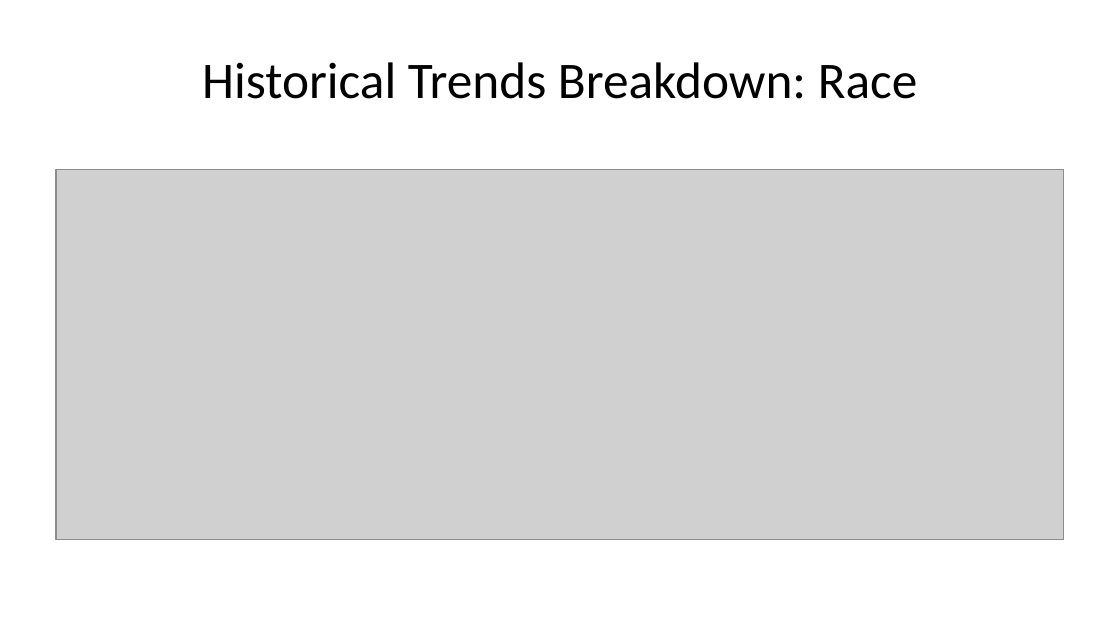
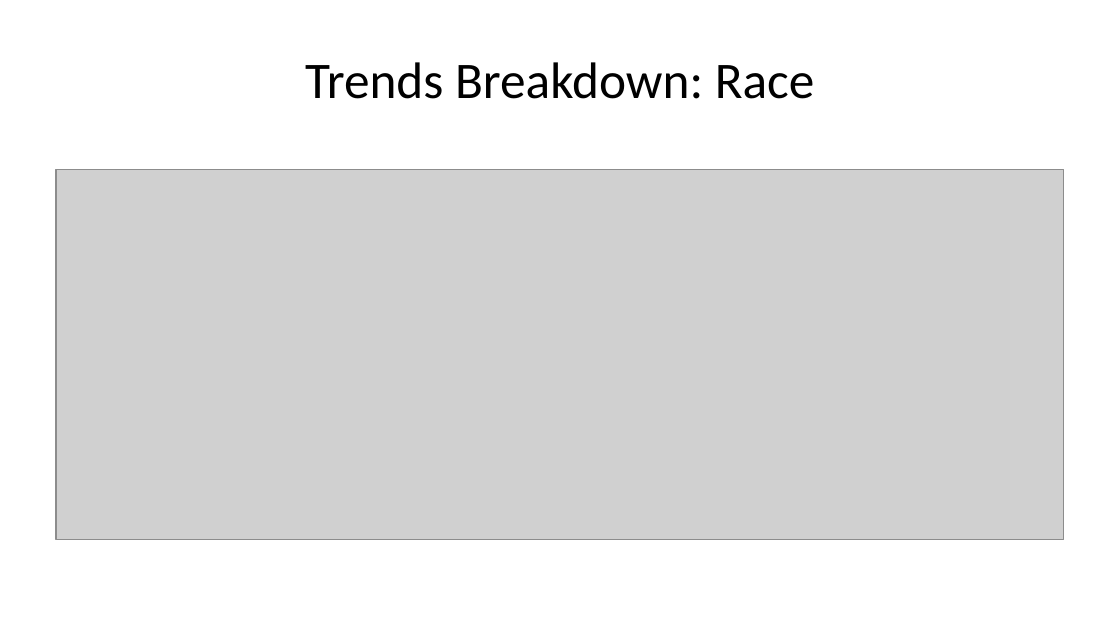
Before and after one commit to ZhouLinli/IR-Projects, a slide deck: slide 5 of Data Reporting/FacultyTenureAnalysis.pptx. Drawn at 1120x630 pixels with LibreOffice and Linux fonts; fonts in the diff are those of the drawing; grey boxes stand for pictures. Boxes give left, top, right and bottom in pixels: in the first picture for what was removed or moved away, otherwise in the second. Text is boxed around its words. In the diff, an @@ line names an element or a change of style, - is before the commit and + after.

```diff
--- a/Data Reporting/FacultyTenureAnalysis.pptx
+++ b/Data Reporting/FacultyTenureAnalysis.pptx
@@ title at (x1=305, y1=62, x2=815, y2=99): text changed @@
-Historical Trends Breakdown: Race
+Trends Breakdown: Race
```
Also in this commit, not shown: 3 other slides changed, 2 slides added, 5 slides removed, 4 other files.
